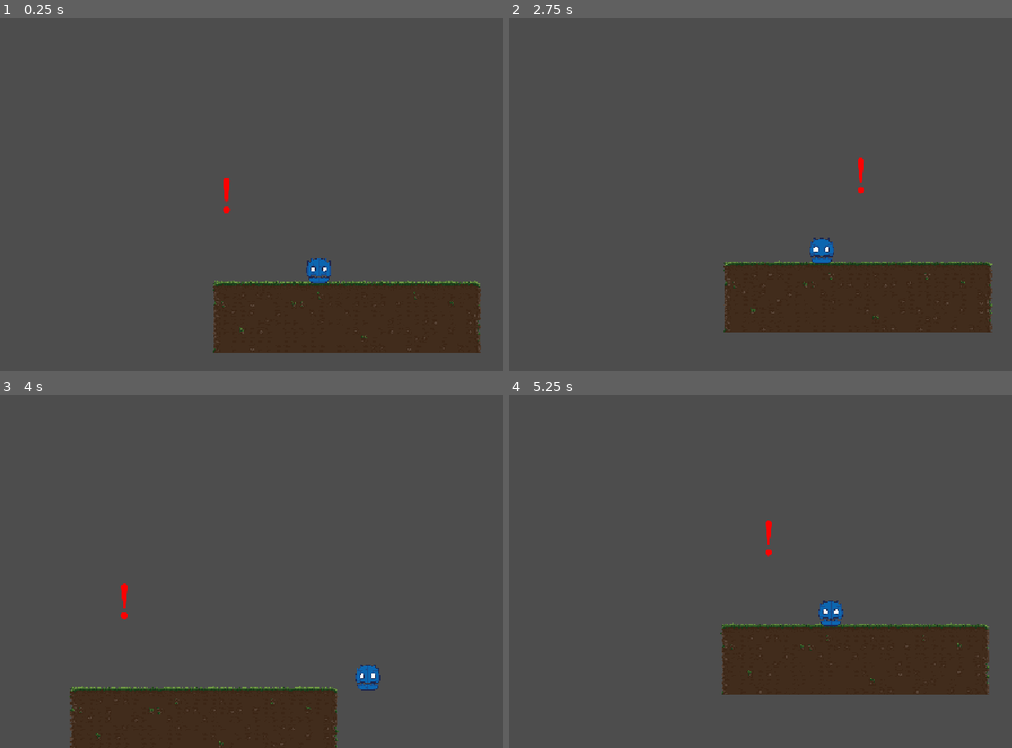
Above: before the commit, frames 1-4 (two rows, left to right).
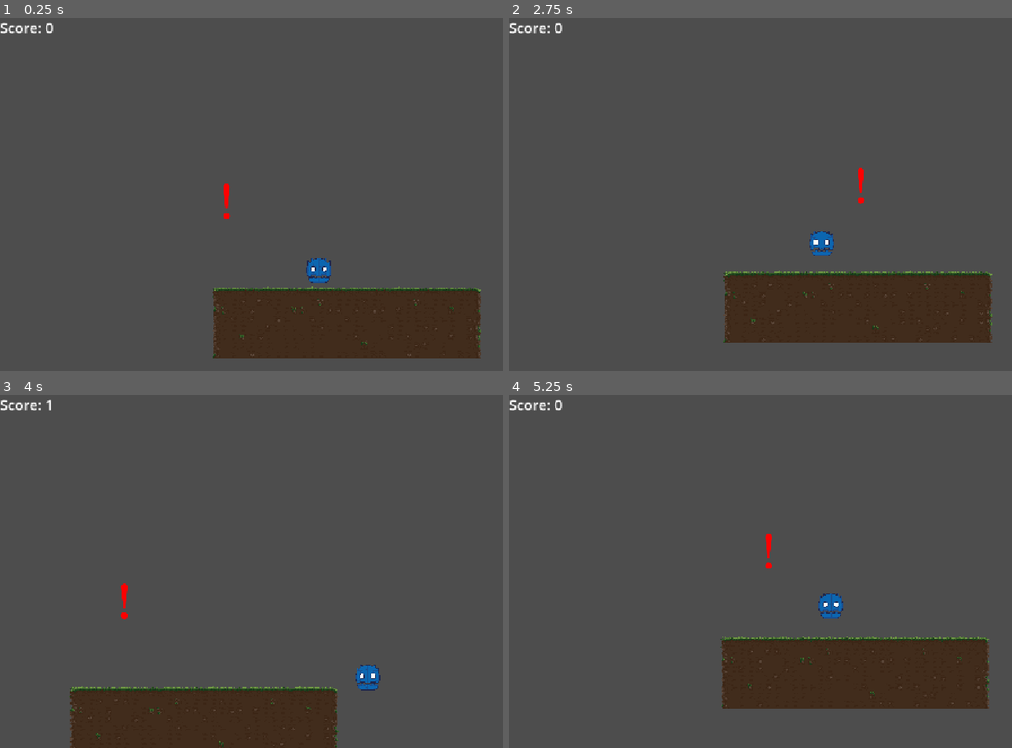
Above: after the commit, the same moments.

Repository: Captsaiz/preHaven
Game: Godot game, scene res://Scenes/main.tscn
Same seed, same stepped clock (60 frames per second), same inputs: the game is played once before the commit and once after it.
Inputs:
- Up to frame 1 (0.25 s): no input
- Up to frame 2 (2.75 s): hold Right (ui_right) 0.53-2.03 s; hold Left (ui_left) from 2.03 s (still down)
- Up to frame 3 (4 s): release Left (ui_left) at 2.78 s; hold Right (ui_right) from 2.78 s (still down)
- Up to frame 4 (5.25 s): release Right (ui_right) at 4.28 s; hold Left (ui_left) 4.28-5.03 s; hold Right (ui_right) from 5.03 s (still down)

The runs differ from the first frame. In frame 1, 2.7% of the frame differs, in the area x 0-96%, y 1-97%; in frame 2, 4.3%; in frame 3, 0.2%; in frame 4, 5.3%, in the area x 0-96%, y 1-89%.

Commit message:
Add Score

Diff:
--- a/Scenes/Warning_Symbol(1).tscn
+++ /dev/null
@@ -1,19 +0,0 @@
-[gd_scene format=3 uid="uid://6ed8wx08em86"]
-
-[ext_resource type="Texture2D" uid="uid://cb2b8wddoyd4s" path="res://Assets/warning-symbol.png" id="1_avdq6"]
-
-[sub_resource type="RectangleShape2D" id="RectangleShape2D_x7yax"]
-size = Vector2(41, 6)
-
-[node name="Warning_Symbol" type="StaticBody2D" unique_id=1619241980]
-
-[node name="Sprite2D" type="Sprite2D" parent="." unique_id=2139832275]
-texture_filter = 2
-texture = ExtResource("1_avdq6")
-
-[node name="Area2D" type="Area2D" parent="." unique_id=338330659]
-position = Vector2(0, -66)
-
-[node name="CollisionShape2D" type="CollisionShape2D" parent="Area2D" unique_id=1382064454]
-position = Vector2(0, 6)
-shape = SubResource("RectangleShape2D_x7yax")
--- a/Scenes/main.tscn
+++ b/Scenes/main.tscn
@@ -5,6 +5,7 @@
 [ext_resource type="Texture2D" uid="uid://b3qc7mkxj3l4f" path="res://Assets/Tileset Scroller - Summer/Tiles_Summer.png" id="2_bo1nx"]
 [ext_resource type="PackedScene" uid="uid://dphrrbhtuyu05" path="res://Scenes/Killzone.tscn" id="3_8gbba"]
 [ext_resource type="PackedScene" uid="uid://b5pwaencdapny" path="res://Scenes/Enemy.tscn" id="4_jjvhh"]
+[ext_resource type="Script" uid="uid://7putmgb20vsf" path="res://Scripts/score.gd" id="4_ynf5e"]
 [ext_resource type="Script" uid="uid://ccv607aqcmlhk" path="res://Scripts/enemy.gd" id="5_kry3j"]
 [ext_resource type="PackedScene" uid="uid://vdn3vyr5lib4" path="res://Scenes/Warning_Symbol.tscn" id="6_21xkr"]
 [ext_resource type="Script" uid="uid://b88pd5rv00srp" path="res://Scenes/warning_symbol.gd" id="8_344ge"]
@@ -714,10 +715,13 @@
 terrain_set_0/mode = 2
 sources/0 = SubResource("TileSetAtlasSource_8gbba")
 
+[sub_resource type="LabelSettings" id="LabelSettings_ynf5e"]
+font_size = 26
+
 [sub_resource type="WorldBoundaryShape2D" id="WorldBoundaryShape2D_ebwwp"]
 distance = 15.0
 
-[node name="Main" type="Node2D" unique_id=1844368567]
+[node name="Main" type="Node2D" unique_id=1844368567 groups=["main"]]
 script = ExtResource("1_344ge")
 
 [node name="TileMap" type="TileMap" parent="." unique_id=1172047564]
@@ -729,7 +733,7 @@
 layer_0/tile_data = PackedInt32Array(1703955, 1376256, 4, 1769491, 1376256, 9, 1835027, 1376256, 6, 1900563, 1376256, 9 …(5776 unchanged characters)…
 
 [node name="Player" parent="." unique_id=2143493837 groups=["Player"] instance=ExtResource("1_jjgbg")]
-position = Vector2(502, 391)
+position = Vector2(502, 350)
 scale = Vector2(0.385, 0.385)
 
 [node name="Camera2D" type="Camera2D" parent="Player" unique_id=389415285]
@@ -739,6 +743,18 @@
 limit_smoothed = true
 position_smoothing_enabled = true
 
+[node name="UI" type="CanvasLayer" parent="." unique_id=1600297690]
+
+[node name="MarginContainer" type="MarginContainer" parent="UI" unique_id=1647887457]
+offset_right = 61.0
+offset_bottom = 23.0
+
+[node name="score" type="Label" parent="UI/MarginContainer" unique_id=667303917]
+layout_mode = 2
+text = "Score: 0"
+label_settings = SubResource("LabelSettings_ynf5e")
+script = ExtResource("4_ynf5e")
+
 [node name="KillZone" parent="." unique_id=1604275882 node_paths=PackedStringArray("enemy") instance=ExtResource("3_8gbba")]
 position = Vector2(465, 593)
 collision_layer = 3
@@ -758,6 +774,8 @@
 [node name="AudioStreamPlayer2D" type="AudioStreamPlayer2D" parent="Enemy" unique_id=1380429891]
 
 [node name="Area2D" parent="." unique_id=409516098 instance=ExtResource("6_21xkr")]
+visible = false
+position = Vector2(-141, 64)
 scale = Vector2(0.5, 0.5)
 collision_layer = 3
 collision_mask = 3
--- a/Scripts/PlayerMovement.gd
+++ b/Scripts/PlayerMovement.gd
@@ -2,7 +2,7 @@
 
 const MAX_SPEED = 500.0   # The top speed your character can reach
 const ACCELERATION = 20.0 # How fast you speed up each frame
-const FRICTION = 10.0     # How fast you slow down when keys are released
+const FRICTION = 5.0     # How fast you slow down when keys are released
 
 var gravity: int = ProjectSettings.get_setting("physics/2d/default_gravity")
 
--- a/Scripts/global.gd
+++ b/Scripts/global.gd
@@ -4,3 +4,11 @@
 signal enemy_x_pos_reset(new_x: float)
 
 var global_enemy_x_pos: float = 0.0
+
+
+# score global fucntion
+var score: int = 0
+
+func change_score(change_score: int):
+	score += change_score
+	$UI/MarginContainer/score.update_score(score)
--- a/Scripts/killzone.gd
+++ b/Scripts/killzone.gd
@@ -7,6 +7,7 @@
 	if body.is_in_group("Player"):
 		playerFell()
 	elif body.is_in_group("Spear"):
+		get_tree().call_group("main", "change_score", 1)
 		resetSpear(body)
 
 func playerFell() -> void:
--- /dev/null
+++ b/Scripts/score.gd
@@ -0,0 +1,5 @@
+extends Label
+
+# Updates the score label
+func update_score(new_score: int):
+	text = "Score: " + str(new_score)
--- a/Scripts/warning_symbol(1).gd
+++ /dev/null
@@ -1,17 +0,0 @@
-extends StaticBody2D
-
-@onready var root := get_tree().current_scene as MainScene
-
-func _ready() -> void:
-	if root:
-		root.enemy_x_pos_reset.connect(_on_enemy_x_pos_reset)
-
-func _on_enemy_x_pos_reset(new_x: float) -> void:
-	global_position = Vector2(new_x, 255)
-	visible = true
-
-
-
-func _on_area_2d_body_entered(body: Node2D) -> void:
-	if body.is_in_group("Spear"):
-		visible = false
--- a/project.godot
+++ b/project.godot
@@ -24,6 +24,7 @@
 
 Player=""
 Spear=""
+main=""
 
 [input]
 
Not shown, added: Scripts/score.gd.uid
Not shown, removed: Scripts/warning_symbol(1).gd.uid
